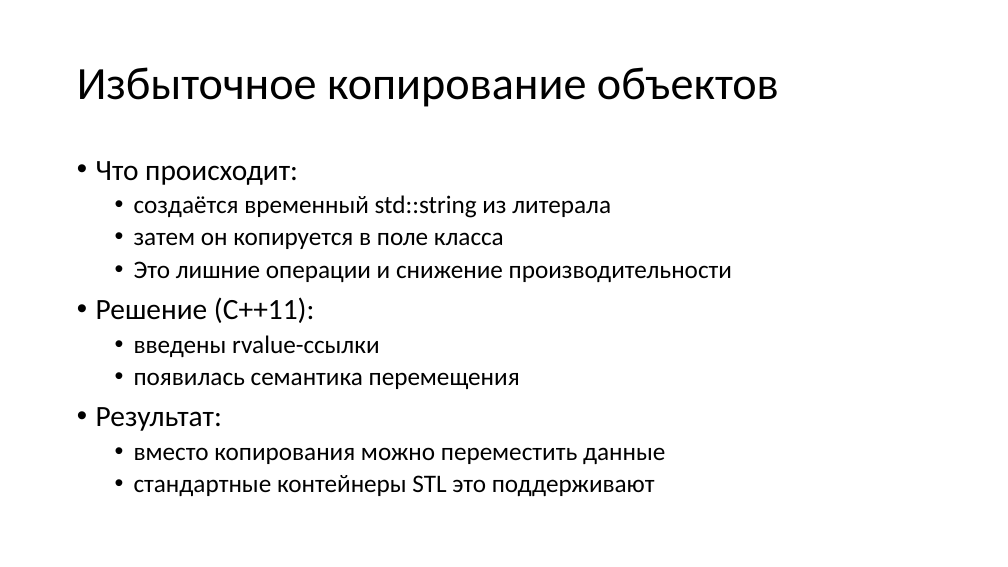
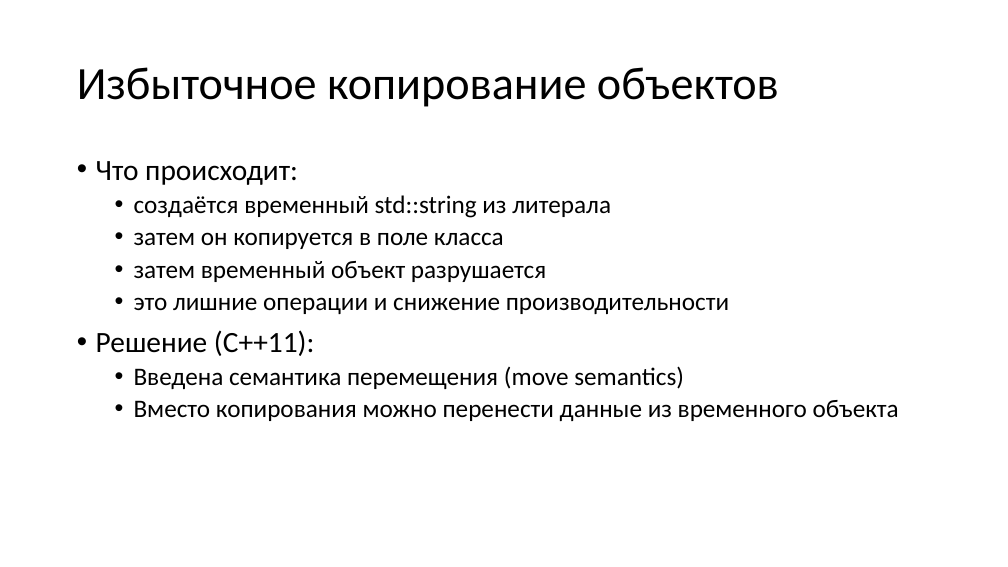
Before and after one commit to alexey-malov/oop, a slide deck: slide 131 of lectures/02/Основы ООП.pptx. Drawn at 1008x567 pixels with LibreOffice and Linux fonts; fonts in the diff are those of the drawing. Boxes give left, top, right and bottom in pixels: in the first picture for what was removed or moved away, otherwise in the second. Text is boxed around its words. In the diff, an @@ line names an element or a change of style, - is before the commit and + after.

```diff
--- a/lectures/02/Основы ООП.pptx
+++ b/lectures/02/Основы ООП.pptx
@@ text at (134, 261, 729, 314): text changed @@
-  • Это лишние операции и снижение производительности
+  • затем временный объект разрушается
+  • это лишние операции и снижение производительности
@@ text at (134, 366, 899, 421): text changed @@
-  • введены rvalue-ссылки
-  • появилась семантика перемещения
-• Результат:
-  • вместо копирования можно переместить данные
-  • стандартные контейнеры STL это поддерживают
+  • Введена семантика перемещения (move semantics)
+  • Вместо копирования можно перенести данные из временного объекта
```
Also in this commit, not shown: 13 other slides changed, 11 slides added, 11 slides removed.
